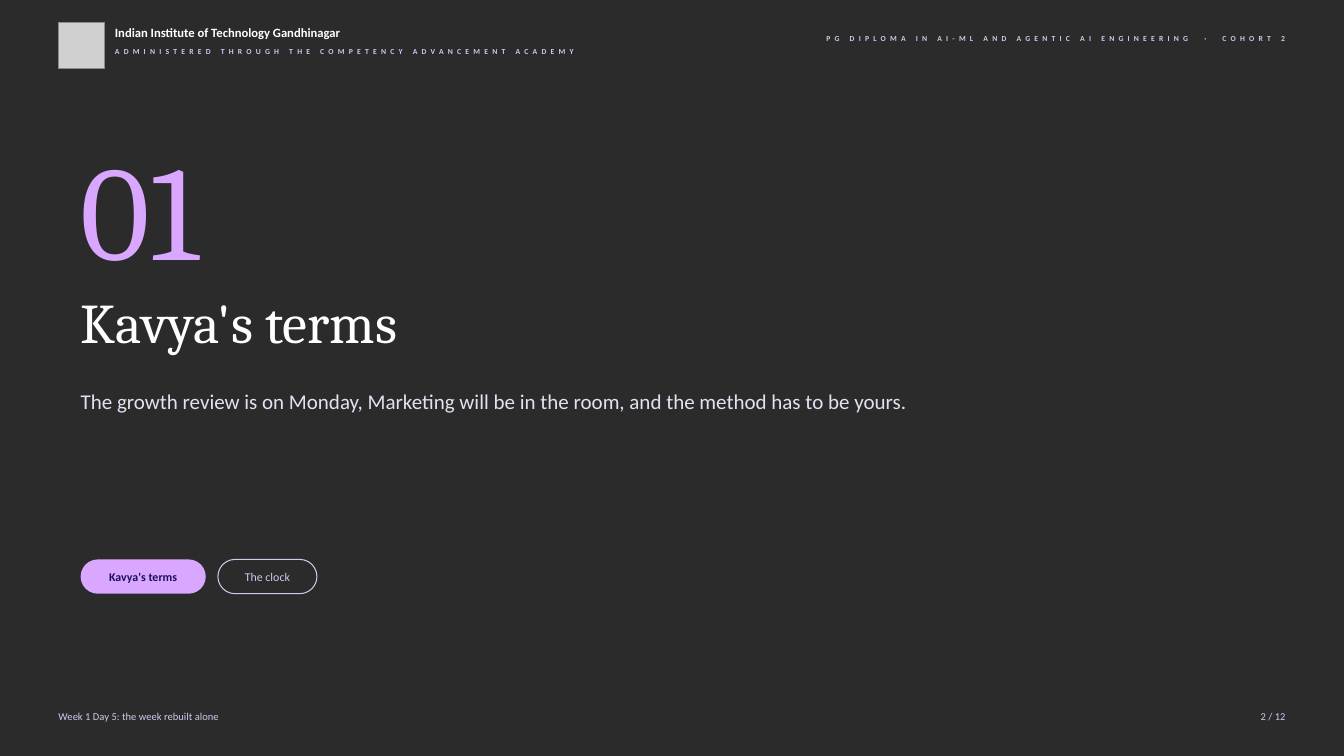
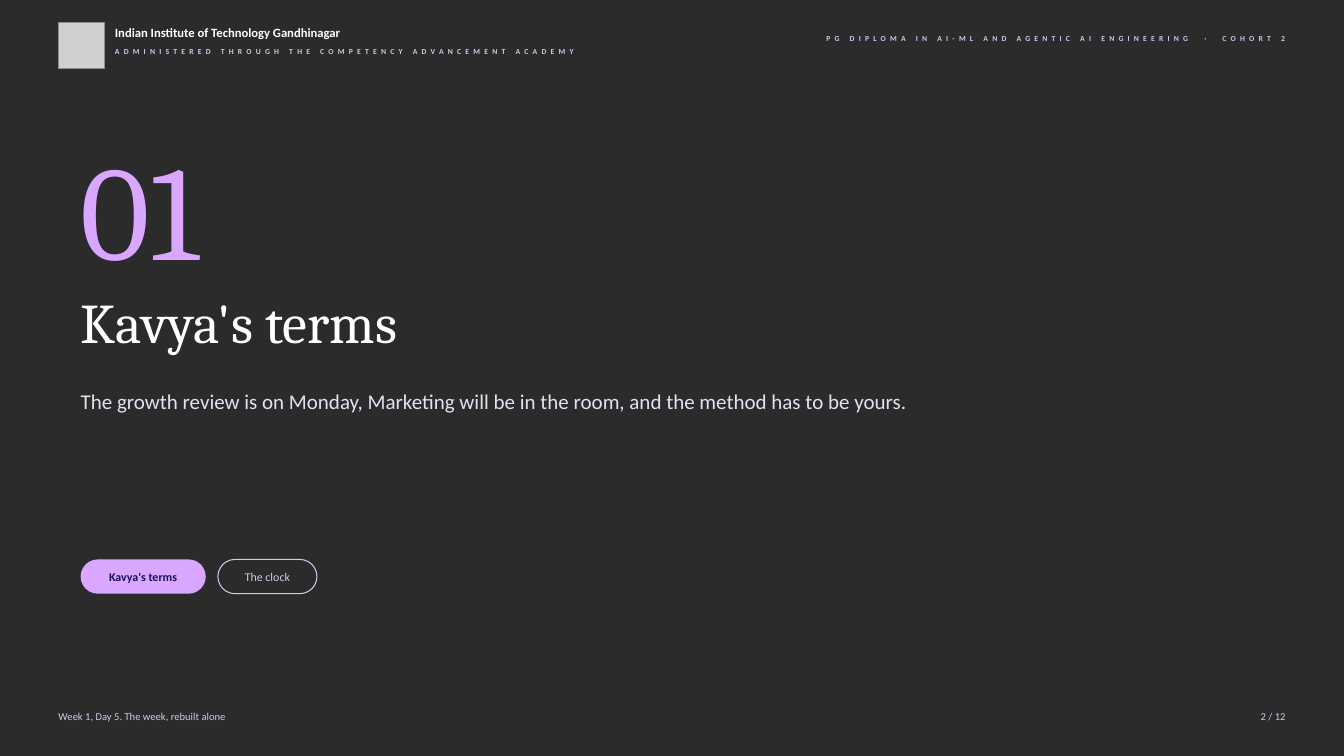
Before and after one commit to fde-academy-lab/c2-content-factory, a slide deck: slide 2 of content/W01/D5/slides/C2_W01_D05_lab_STUDENT.pptx. Drawn at 1344x756 pixels with LibreOffice and Linux fonts; fonts in the diff are those of the drawing; grey boxes stand for pictures; background and template pictures are left out; a plain dark background stands for a picture behind light text. Boxes give left, top, right and bottom in pixels: in the first picture for what was removed or moved away, otherwise in the second. Text is boxed around its words. In the diff, an @@ line names an element or a change of style, - is before the commit and + after.

```diff
--- a/content/W01/D5/slides/C2_W01_D05_lab_STUDENT.pptx
+++ b/content/W01/D5/slides/C2_W01_D05_lab_STUDENT.pptx
@@ text at (x1=58, y1=712, x2=226, y2=722): text changed @@
-Week 1 Day 5: the week rebuilt alone
+Week 1, Day 5. The week, rebuilt alone
```
Also in this commit, not shown: 1 other slide changed, 2 other files.
